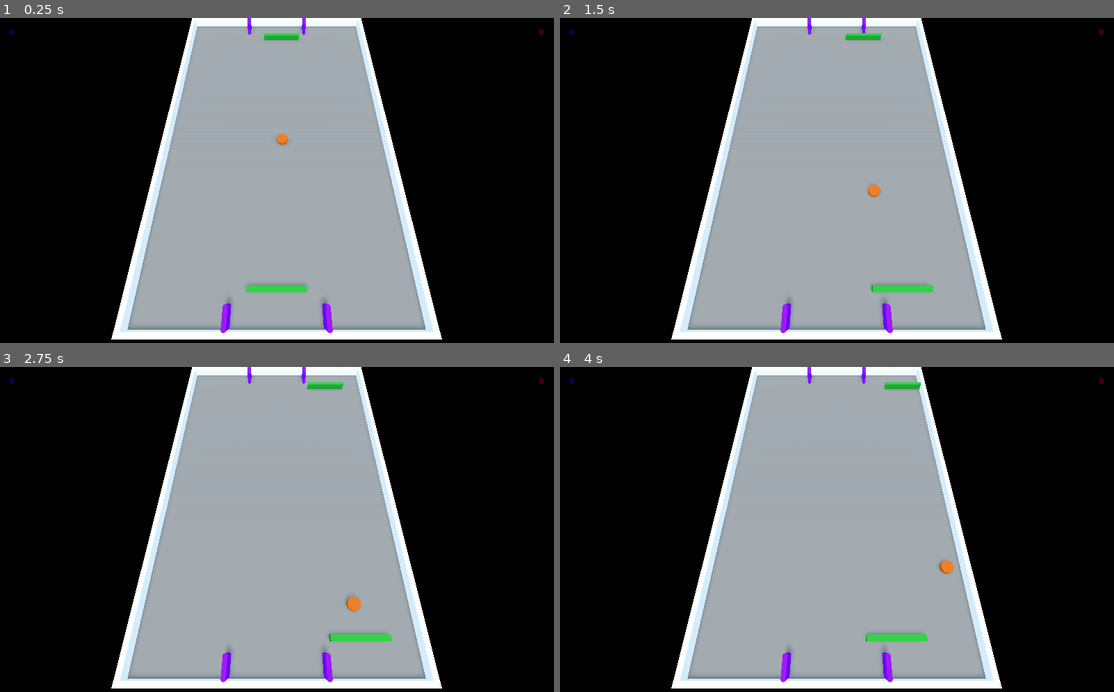
Above: before the commit, frames 1-4 (two rows, left to right).
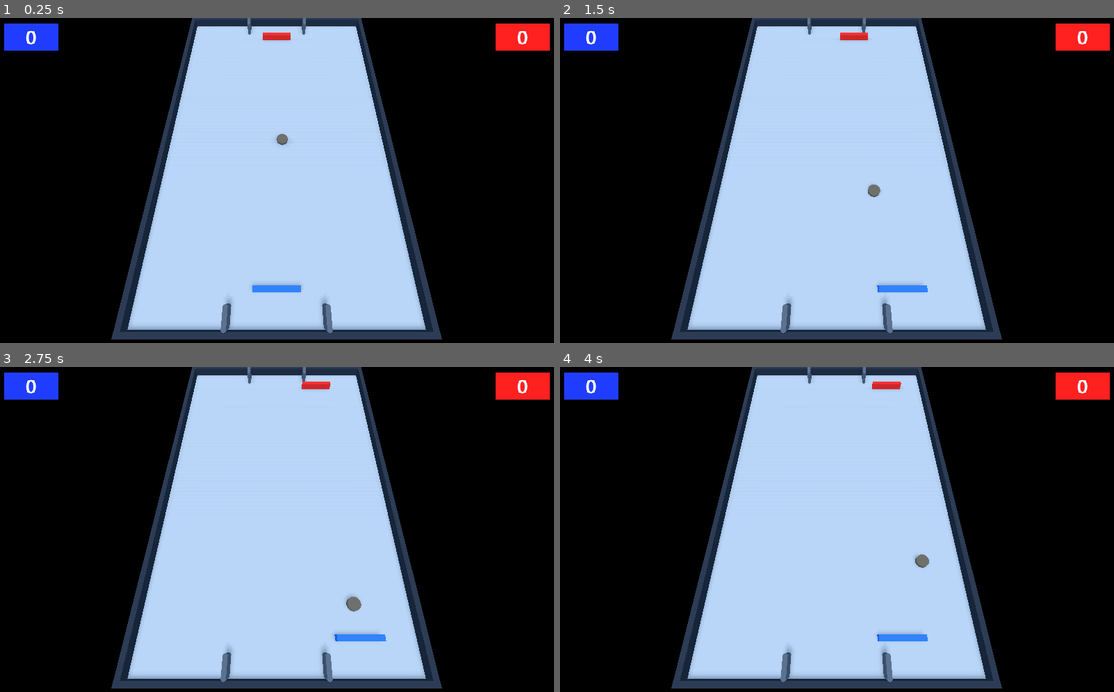
Above: after the commit, the same moments.

Repository: carbonsam/game.ceramics
Game: Godot game, scene res://scenes/MainLevel.tscn
Same seed, same stepped clock (60 frames per second), same inputs: the game is played once before the commit and once after it. Before the commit the project starts from res://MainLevel.tscn.
Inputs:
- Up to frame 1 (0.25 s): no input
- Up to frame 2 (1.5 s): hold Right (right) 0.53-1.28 s; hold Left (left) from 1.28 s (still down)
- Up to frame 3 (2.75 s): release Left (left) at 2.03 s; hold Right (right) from 2.03 s (still down)
- Up to frame 4 (4 s): release Right (right) at 3.53 s; hold Left (left) from 3.53 s (still down)

The runs differ from the first frame. In frame 1, 46% of the frame differs, in the area x 0-100%, y 0-99%; in frame 2, 46%; in frame 3, 46%; in frame 4, 46%.

Commit message:
Fix goal collision

Diff:
--- /dev/null
+++ b/7-Hockey3d/materials/enemy_paddle.tres
@@ -0,0 +1,5 @@
+[gd_resource type="SpatialMaterial" format=2]
+
+[resource]
+albedo_color = Color( 0.862745, 0.14902, 0.14902, 1 )
+metallic_specular = 0.0
--- a/7-Hockey3d/materials/goal.tres
+++ b/7-Hockey3d/materials/goal.tres
@@ -1,4 +1,4 @@
 [gd_resource type="SpatialMaterial" format=2]
 
 [resource]
-albedo_color = Color( 0.505882, 0.0392157, 0.976471, 1 )
+albedo_color = Color( 0.278431, 0.333333, 0.411765, 1 )
--- a/7-Hockey3d/materials/ground.tres
+++ b/7-Hockey3d/materials/ground.tres
@@ -1,4 +1,5 @@
 [gd_resource type="SpatialMaterial" format=2]
 
 [resource]
-albedo_color = Color( 0.509804, 0.509804, 0.509804, 1 )
+albedo_color = Color( 0.580392, 0.639216, 0.721569, 1 )
+metallic_texture_channel = 2
--- a/7-Hockey3d/materials/paddle.tres
+++ /dev/null
@@ -1,4 +0,0 @@
-[gd_resource type="SpatialMaterial" format=2]
-
-[resource]
-albedo_color = Color( 0.133333, 0.635294, 0.188235, 1 )
--- /dev/null
+++ b/7-Hockey3d/materials/player_paddle.tres
@@ -0,0 +1,5 @@
+[gd_resource type="SpatialMaterial" format=2]
+
+[resource]
+albedo_color = Color( 0.145098, 0.388235, 0.921569, 1 )
+metallic_specular = 0.0
--- a/7-Hockey3d/materials/ball.tres
+++ b/7-Hockey3d/materials/puck.tres
@@ -1,4 +1,4 @@
 [gd_resource type="SpatialMaterial" format=2]
 
 [resource]
-albedo_color = Color( 0.745098, 0.376471, 0.0823529, 1 )
+albedo_color = Color( 0.341176, 0.32549, 0.305882, 1 )
--- a/7-Hockey3d/materials/wall.tres
+++ b/7-Hockey3d/materials/wall.tres
@@ -1,3 +1,4 @@
 [gd_resource type="SpatialMaterial" format=2]
 
 [resource]
+albedo_color = Color( 0.117647, 0.160784, 0.231373, 1 )
--- a/7-Hockey3d/project.godot
+++ b/7-Hockey3d/project.godot
@@ -11,7 +11,7 @@
 [application]
 
 config/name="Hockey 3D"
-run/main_scene="res://MainLevel.tscn"
+run/main_scene="res://scenes/MainLevel.tscn"
 config/icon="res://icon.png"
 
 [display]
--- a/7-Hockey3d/scenes/EnemyPaddle.tscn
+++ b/7-Hockey3d/scenes/EnemyPaddle.tscn
@@ -1,11 +1,13 @@
 [gd_scene load_steps=5 format=2]
 
-[ext_resource path="res://materials/paddle.tres" type="Material" id=1]
-[ext_resource path="res://scenes/EnemyPaddle.gd" type="Script" id=2]
+[ext_resource path="res://materials/enemy_paddle.tres" type="Material" id=1]
+[ext_resource path="res://scripts/EnemyPaddle.gd" type="Script" id=2]
 
 [sub_resource type="CubeMesh" id=1]
+size = Vector3( 8, 1.75, 1 )
 
 [sub_resource type="BoxShape" id=2]
+extents = Vector3( 4, 1, 0.5 )
 
 [node name="EnemyPaddle" type="KinematicBody" groups=["paddle"]]
 physics_interpolation_mode = 1
@@ -18,10 +20,8 @@
 [node name="Pivot" type="Spatial" parent="."]
 
 [node name="MeshInstance" type="MeshInstance" parent="Pivot"]
-transform = Transform( 5, 0, 0, 0, 0.75, 0, 0, 0, 0.5, 0, 0, 0 )
 mesh = SubResource( 1 )
 material/0 = ExtResource( 1 )
 
 [node name="CollisionShape" type="CollisionShape" parent="."]
-transform = Transform( 5, 0, 0, 0, 1, 0, 0, 0, 0.5, 0, 0, 0 )
 shape = SubResource( 2 )
--- a/7-Hockey3d/scenes/Goal.tscn
+++ b/7-Hockey3d/scenes/Goal.tscn
@@ -1,24 +1,80 @@
-[gd_scene load_steps=4 format=2]
+[gd_scene load_steps=8 format=2]
 
-[ext_resource path="res://scenes/GoalPost.tscn" type="PackedScene" id=1]
-[ext_resource path="res://scenes/Goal.gd" type="Script" id=2]
+[ext_resource path="res://materials/goal.tres" type="Material" id=1]
+[ext_resource path="res://scripts/Goal.gd" type="Script" id=2]
+
+[sub_resource type="CylinderMesh" id=2]
+
+[sub_resource type="CubeMesh" id=3]
+
+[sub_resource type="BoxShape" id=4]
+extents = Vector3( 1, 1, 1.6 )
+
+[sub_resource type="BoxShape" id=5]
+extents = Vector3( 1, 1, 1.6 )
 
 [sub_resource type="BoxShape" id=1]
+extents = Vector3( 1, 1, 0.9 )
 
 [node name="Goal" type="Spatial"]
 script = ExtResource( 2 )
 
-[node name="GoalPost" parent="." instance=ExtResource( 1 )]
+[node name="Post1" type="StaticBody" parent="."]
 transform = Transform( 1, 0, 0, 0, 1, 0, 0, 0, 1, -8, 0, 0 )
 
-[node name="GoalPost2" parent="." instance=ExtResource( 1 )]
+[node name="Post1" type="MeshInstance" parent="Post1"]
+transform = Transform( 0.4, 0, 0, 0, 1.5, 0, 0, 0, 0.4, 0, 1.5, 0 )
+mesh = SubResource( 2 )
+skeleton = NodePath("")
+material/0 = ExtResource( 1 )
+
+[node name="Post2" type="MeshInstance" parent="Post1"]
+transform = Transform( 0.4, 0, 0, 0, 1.5, 0, 0, 0, 0.4, 0, 1.5, 3 )
+mesh = SubResource( 2 )
+skeleton = NodePath("")
+material/0 = ExtResource( 1 )
+
+[node name="Side" type="MeshInstance" parent="Post1"]
+transform = Transform( 0.4, 0, 0, 0, 1.5, 0, 0, 0, 1.5, 0, 1.5, 1.5 )
+mesh = SubResource( 3 )
+skeleton = NodePath("")
+material/0 = ExtResource( 1 )
+
+[node name="CollisionShape" type="CollisionShape" parent="Post1"]
+transform = Transform( 0.4, 0, 0, 0, 1.5, 0, 0, 0, 1.2, 0, 1.5, 1.5 )
+shape = SubResource( 4 )
+
+[node name="Post2" type="StaticBody" parent="."]
 transform = Transform( 1, 0, 0, 0, 1, 0, 0, 0, 1, 8, 0, 0 )
+
+[node name="Post1" type="MeshInstance" parent="Post2"]
+transform = Transform( 0.4, 0, 0, 0, 1.5, 0, 0, 0, 0.4, 0, 1.5, 0 )
+mesh = SubResource( 2 )
+skeleton = NodePath("")
+material/0 = ExtResource( 1 )
+
+[node name="Post2" type="MeshInstance" parent="Post2"]
+transform = Transform( 0.4, 0, 0, 0, 1.5, 0, 0, 0, 0.4, 0, 1.5, 3 )
+mesh = SubResource( 2 )
+skeleton = NodePath("")
+material/0 = ExtResource( 1 )
+
+[node name="Side" type="MeshInstance" parent="Post2"]
+transform = Transform( 0.4, 0, 0, 0, 1.5, 0, 0, 0, 1.5, 0, 1.5, 1.5 )
+mesh = SubResource( 3 )
+skeleton = NodePath("")
+material/0 = ExtResource( 1 )
+
+[node name="CollisionShape2" type="CollisionShape" parent="Post2"]
+transform = Transform( 0.4, 0, 0, 0, 1.5, 0, 0, 0, 1.2, 0, 1.5, 1.5 )
+shape = SubResource( 5 )
 
 [node name="GoalArea" type="Area" parent="."]
 transform = Transform( 1, 0, 0, 0, 1, 0, 0, 0, 1, 0, 1.5, 1.7 )
+monitorable = false
 
 [node name="CollisionShape" type="CollisionShape" parent="GoalArea"]
-transform = Transform( 8, 0, 0, 0, 1.6, 0, 0, 0, 1.7, 0, 0, 0 )
+transform = Transform( 8, 0, 0, 0, 1.6, 0, 0, 0, 1.7, 0, 0, 0.2 )
 shape = SubResource( 1 )
 
 [connection signal="body_entered" from="GoalArea" to="." method="_on_GoalArea_body_entered"]
--- a/7-Hockey3d/scenes/GoalPost.tscn
+++ /dev/null
@@ -1,33 +0,0 @@
-[gd_scene load_steps=5 format=2]
-
-[ext_resource path="res://materials/goal.tres" type="Material" id=1]
-
-[sub_resource type="CylinderMesh" id=1]
-
-[sub_resource type="CubeMesh" id=2]
-
-[sub_resource type="CapsuleShape" id=3]
-
-[node name="GoalPost" type="StaticBody"]
-
-[node name="Post1" type="MeshInstance" parent="."]
-transform = Transform( 0.4, 0, 0, 0, 1.5, 0, 0, 0, 0.4, 0, 1.5, 0 )
-mesh = SubResource( 1 )
-skeleton = NodePath("")
-material/0 = ExtResource( 1 )
-
-[node name="Post2" type="MeshInstance" parent="."]
-transform = Transform( 0.4, 0, 0, 0, 1.5, 0, 0, 0, 0.4, 0, 1.5, 3 )
-mesh = SubResource( 1 )
-skeleton = NodePath("")
-material/0 = ExtResource( 1 )
-
-[node name="Side" type="MeshInstance" parent="."]
-transform = Transform( 0.4, 0, 0, 0, 1.5, 0, 0, 0, 1.5, 0, 1.5, 1.5 )
-mesh = SubResource( 2 )
-skeleton = NodePath("")
-material/0 = ExtResource( 1 )
-
-[node name="CollisionShape" type="CollisionShape" parent="."]
-transform = Transform( 0.4, 0, 0, 0, 1.5, 0, 0, 0, 1.2, 0, 1.5, 1.5 )
-shape = SubResource( 3 )
--- a/7-Hockey3d/MainLevel.tscn
+++ b/7-Hockey3d/scenes/MainLevel.tscn
@@ -1,13 +1,14 @@
-[gd_scene load_steps=13 format=2]
+[gd_scene load_steps=14 format=2]
 
-[ext_resource path="res://default_env.tres" type="Environment" id=1]
-[ext_resource path="res://materials/ground.tres" type="Material" id=2]
-[ext_resource path="res://materials/wall.tres" type="Material" id=3]
-[ext_resource path="res://PlayerPaddle.tscn" type="PackedScene" id=4]
-[ext_resource path="res://Puck.tscn" type="PackedScene" id=5]
-[ext_resource path="res://scenes/Goal.tscn" type="PackedScene" id=6]
-[ext_resource path="res://MainLevel.gd" type="Script" id=7]
-[ext_resource path="res://scenes/EnemyPaddle.tscn" type="PackedScene" id=8]
+[ext_resource path="res://scenes/Puck.tscn" type="PackedScene" id=1]
+[ext_resource path="res://scenes/EnemyPaddle.tscn" type="PackedScene" id=2]
+[ext_resource path="res://scenes/Goal.tscn" type="PackedScene" id=3]
+[ext_resource path="res://scenes/PlayerPaddle.tscn" type="PackedScene" id=4]
+[ext_resource path="res://scripts/MainLevel.gd" type="Script" id=5]
+[ext_resource path="res://materials/wall.tres" type="Material" id=6]
+[ext_resource path="res://materials/ground.tres" type="Material" id=7]
+[ext_resource path="res://default_env.tres" type="Environment" id=8]
+[ext_resource path="res://ui_theme.tres" type="Theme" id=9]
 
 [sub_resource type="CubeMesh" id=2]
 
@@ -18,10 +19,10 @@
 [sub_resource type="BoxShape" id=6]
 
 [node name="MainLevel" type="Node"]
-script = ExtResource( 7 )
+script = ExtResource( 5 )
 
 [node name="WorldEnvironment" type="WorldEnvironment" parent="."]
-environment = ExtResource( 1 )
+environment = ExtResource( 8 )
 
 [node name="DirectionalLight" type="DirectionalLight" parent="."]
 transform = Transform( 1, 0, 0, 0, 0.258819, 0.965926, 0, -0.965926, 0.258819, 0, 20, 0 )
@@ -88,40 +89,55 @@
 [node name="PlayerPaddle" parent="." instance=ExtResource( 4 )]
 transform = Transform( 1, 0, 0, 0, 1, 0, 0, 0, 1, 0, 1.8, 33 )
 
-[node name="EnemyPaddle" parent="." instance=ExtResource( 8 )]
+[node name="EnemyPaddle" parent="." instance=ExtResource( 2 )]
 transform = Transform( 1, 0, 0, 0, 1, 0, 0, 0, 1, 0, 1.8, -33 )
 
-[node name="Puck" parent="." instance=ExtResource( 5 )]
+[node name="Puck" parent="." instance=ExtResource( 1 )]
 transform = Transform( 1, 0, 0, 0, 1, 0, 0, 0, 1, 0, 1.5, 0 )
 
-[node name="PlayerGoal" parent="." instance=ExtResource( 6 )]
+[node name="PlayerGoal" parent="." instance=ExtResource( 3 )]
 transform = Transform( 1, 0, 0, 0, 1, 0, 0, 0, 1, 0, 1, 35.6 )
 
-[node name="EnemyGoal" parent="." instance=ExtResource( 6 )]
+[node name="EnemyGoal" parent="." instance=ExtResource( 3 )]
 transform = Transform( -1, 0, -8.74228e-08, 0, 1, 0, 8.74228e-08, 0, -1, 0, 1, -35.6 )
 
 [node name="HUD" type="Control" parent="."]
 anchor_right = 1.0
 anchor_bottom = 1.0
 
+[node name="PlayerBackground" type="ColorRect" parent="HUD"]
+margin_left = 10.0
+margin_top = 10.0
+margin_right = 110.0
+margin_bottom = 60.0
+color = Color( 0.129412, 0.243137, 1, 1 )
+
+[node name="EnemyBackground" type="ColorRect" parent="HUD"]
+margin_left = 915.0
+margin_top = 10.0
+margin_right = 1015.0
+margin_bottom = 60.0
+color = Color( 1, 0.129412, 0.129412, 1 )
+
 [node name="ScorePlayerLabel" type="Label" parent="HUD"]
-margin_left = 20.0
-margin_top = 20.0
-margin_right = 200.0
-margin_bottom = 34.0
-custom_colors/font_color = Color( 0.0392157, 0.137255, 0.937255, 1 )
-text = "0"
+margin_left = 11.0
+margin_top = 11.0
+margin_right = 109.0
+margin_bottom = 59.0
+theme = ExtResource( 9 )
+text = "9999"
+align = 1
 
 [node name="ScoreEnemyLabel" type="Label" parent="HUD"]
 anchor_left = 1.0
 anchor_right = 1.0
-margin_left = -200.0
-margin_top = 20.0
-margin_right = -20.0
-margin_bottom = 34.0
-custom_colors/font_color = Color( 0.792969, 0.0712433, 0.0712433, 1 )
-text = "0"
-align = 2
+margin_left = -108.0
+margin_top = 11.0
+margin_right = -10.0
+margin_bottom = 59.0
+theme = ExtResource( 9 )
+text = "9999"
+align = 1
 
 [connection signal="goal_scored" from="PlayerGoal" to="." method="_on_PlayerGoal_goal_scored"]
 [connection signal="goal_scored" from="EnemyGoal" to="." method="_on_EnemyGoal_goal_scored"]
--- a/7-Hockey3d/PlayerPaddle.tscn
+++ b/7-Hockey3d/scenes/PlayerPaddle.tscn
@@ -1,13 +1,15 @@
 [gd_scene load_steps=5 format=2]
 
-[ext_resource path="res://materials/paddle.tres" type="Material" id=1]
-[ext_resource path="res://PlayerPaddle.gd" type="Script" id=2]
+[ext_resource path="res://materials/player_paddle.tres" type="Material" id=1]
+[ext_resource path="res://scripts/PlayerPaddle.gd" type="Script" id=2]
 
-[sub_resource type="CubeMesh" id=1]
+[sub_resource type="CubeMesh" id=3]
+size = Vector3( 8, 1.75, 1 )
 
 [sub_resource type="BoxShape" id=2]
+extents = Vector3( 4, 1, 0.5 )
 
-[node name="KinematicBody" type="KinematicBody" groups=["paddle"]]
+[node name="PlayerPaddle" type="KinematicBody" groups=["paddle"]]
 physics_interpolation_mode = 1
 axis_lock_motion_y = true
 axis_lock_motion_z = true
@@ -18,10 +20,8 @@
 [node name="Pivot" type="Spatial" parent="."]
 
 [node name="MeshInstance" type="MeshInstance" parent="Pivot"]
-transform = Transform( 5, 0, 0, 0, 0.75, 0, 0, 0, 0.5, 0, 0, 0 )
-mesh = SubResource( 1 )
+mesh = SubResource( 3 )
 material/0 = ExtResource( 1 )
 
 [node name="CollisionShape" type="CollisionShape" parent="."]
-transform = Transform( 5, 0, 0, 0, 1, 0, 0, 0, 0.5, 0, 0, 0 )
 shape = SubResource( 2 )
--- a/7-Hockey3d/Puck.tscn
+++ b/7-Hockey3d/scenes/Puck.tscn
@@ -1,6 +1,6 @@
 [gd_scene load_steps=5 format=2]
 
-[ext_resource path="res://materials/ball.tres" type="Material" id=1]
+[ext_resource path="res://materials/puck.tres" type="Material" id=1]
 [ext_resource path="res://Puck.gd" type="Script" id=2]
 
 [sub_resource type="CylinderMesh" id=1]
--- a/7-Hockey3d/scenes/EnemyPaddle.gd
+++ b/7-Hockey3d/scripts/EnemyPaddle.gd
@@ -1,6 +1,7 @@
 extends KinematicBody
 
 export var speed = 20.0
+export var offset = 2.5
 
 var target = null
 var velocity = Vector3.ZERO
@@ -11,9 +12,9 @@
 func _physics_process(delta):
 	var direction = Vector3.ZERO
 
-	if target.transform.origin.x > transform.origin.x:
+	if target.transform.origin.x > (transform.origin.x + offset):
 		direction.x += 1.0
-	if target.transform.origin.x < transform.origin.x:
+	if target.transform.origin.x < (transform.origin.x - offset):
 		direction.x -= 1.0
 
 	if direction != Vector3.ZERO:
--- a/7-Hockey3d/MainLevel.gd
+++ b/7-Hockey3d/scripts/MainLevel.gd
@@ -20,6 +20,8 @@
 func resetGame():
 	scorePlayer = 0
 	scoreEnemy = 0
+	$HUD/ScorePlayerLabel.text = str(scorePlayer)
+	$HUD/ScoreEnemyLabel.text = str(scoreEnemy)
 	resetRound()
 
 func resetRound():
--- /dev/null
+++ b/7-Hockey3d/ui_theme.tres
@@ -0,0 +1,10 @@
+[gd_resource type="Theme" load_steps=3 format=2]
+
+[ext_resource path="res://fonts/Amaranth-Regular.ttf" type="DynamicFontData" id=1]
+
+[sub_resource type="DynamicFont" id=1]
+size = 38
+font_data = ExtResource( 1 )
+
+[resource]
+default_font = SubResource( 1 )
--- /dev/null
+++ b/7-Hockey3d/vaporwave_grid.tres
@@ -0,0 +1,32 @@
+[gd_resource type="Shader" format=2]
+
+[resource]
+code = "shader_type canvas_item;
+
+uniform float battery : hint_range(0.0,1.0) = 1.0;
+uniform float anchor : hint_range(-1.0,1.0) = -0.5;
+uniform float speed_scale : hint_range(1.0, 10.0) = 1.0;
+uniform float fov : hint_range(0.01, 1.0) = 0.2;
+uniform vec4 background_color : hint_color = vec4(0.0, 0.1, 0.2, 1.0);
+uniform vec4 grid_color : hint_color = vec4(1.0, 0.5, 1.0, 1.0);
+
+float grid(vec2 uv, float batt) {
+    vec2 size = vec2(uv.y, uv.y * uv.y * 0.2) * 0.01;
+    uv += vec2(0.0, TIME * speed_scale * (batt + 0.05));
+    uv = abs(fract(uv) - 0.5);
+ 	vec2 lines = smoothstep(size, vec2(0.0), uv);
+ 	lines += smoothstep(size * 5.0, vec2(0.0), uv) * 0.4 * batt;
+    return clamp(lines.x + lines.y, 0.0, 3.0);
+}
+
+void fragment() {
+	vec2 uv = UV;
+	vec4 col = background_color;
+    uv.y = 3.0 / (abs(uv.y + fov) + 0.05);
+	uv.x += anchor;
+    uv.x *= uv.y * 1.0;
+    float gridVal = grid(uv, battery);
+    col = mix(background_color, grid_color, gridVal);
+	COLOR = col;
+}
+"
Binary file added: 7-Hockey3d/fonts/Amaranth-Regular.ttf
Not shown, added: 7-Hockey3d/models/paddle.obj
Not shown, added: 7-Hockey3d/models/paddle.obj.import
Binary file added: 7-Hockey3d/models/texture_paddle.png
Not shown, added: 7-Hockey3d/models/texture_paddle.png.import
Not shown: 5 places in 7-Hockey3d/scenes/MainLevel.tscn that only renumber resources
Renamed: 7-Hockey3d/scenes/Goal.gd -> 7-Hockey3d/scripts/Goal.gd
Renamed: 7-Hockey3d/PlayerPaddle.gd -> 7-Hockey3d/scripts/PlayerPaddle.gd
